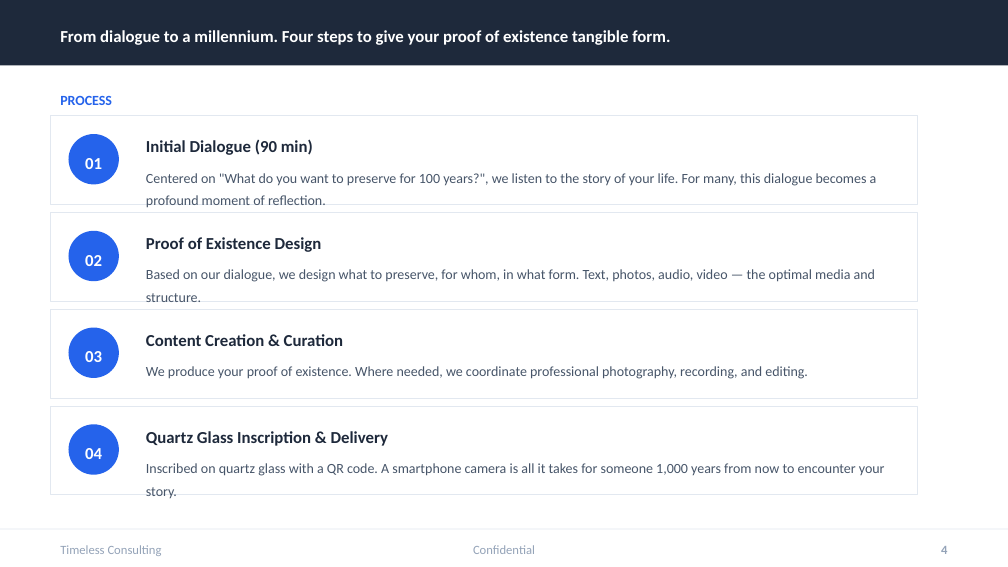
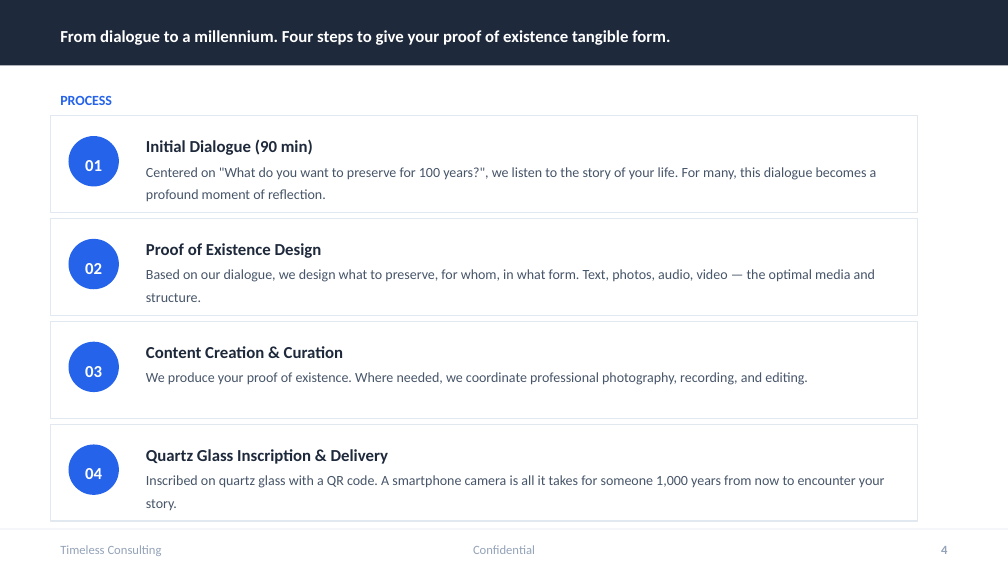
Before and after one commit to timeless-residents/pearlmemorial, a slide deck: slide 4 of toki/tokistorage-client-deck-en.pptx. Drawn at 1008x567 pixels with LibreOffice and Linux fonts; fonts in the diff are those of the drawing. Boxes give left, top, right and bottom in pixels: in the first picture for what was removed or moved away, otherwise in the second. Text is boxed around its words. In the diff, an @@ line names an element or a change of style, - is before the commit and + after.

```diff
--- a/toki/tokistorage-client-deck-en.pptx
+++ b/toki/tokistorage-client-deck-en.pptx
@@ rectangle: place and size @@
-rectangle at [50,116,917,205]
+rectangle at [50,116,917,213]
@@ text "Centered on "What do you ...": place and size @@
-text "Centered on "What do you ..." at [146,173,877,208]
+text "Centered on "What do you ..." at [146,167,877,202]
@@ rectangle: place and size @@
-rectangle at [50,213,917,301]
+rectangle at [50,219,917,316]
@@ 2 texts, 1 ellipse: place and size @@
-2 texts, 1 ellipse at [69,231,343,346]
+2 texts, 1 ellipse at [69,239,343,358]
@@ text "Proof of Existence Design": place and size @@
-text "Proof of Existence Design" at [146,237,322,252]
+text "Proof of Existence Design" at [146,243,322,258]
@@ rectangle: place and size @@
-rectangle at [50,309,917,398]
+rectangle at [50,322,917,418]
@@ text "03": place and size @@
-text "03" at [85,351,102,362]
+text "03" at [85,366,102,377]
@@ ellipse: place and size @@
-ellipse at [69,328,119,378]
+ellipse at [69,342,119,392]
@@ text "We produce your proof of ...": place and size @@
-text "We produce your proof of ..." at [146,366,808,379]
+text "We produce your proof of ..." at [146,372,808,385]
@@ rectangle: place and size @@
-rectangle at [50,406,917,495]
+rectangle at [50,424,917,521]
@@ 2 texts, 1 ellipse: place and size @@
-2 texts, 1 ellipse at [69,424,388,475]
+2 texts, 1 ellipse at [69,445,388,495]
@@ text "Inscribed on quartz glass with ...": place and size @@
-text "Inscribed on quartz glass with ..." at [146,463,885,498]
+text "Inscribed on quartz glass with ..." at [146,475,885,510]
```
Also in this commit, not shown: 1 other slide changed, 4 other files.
